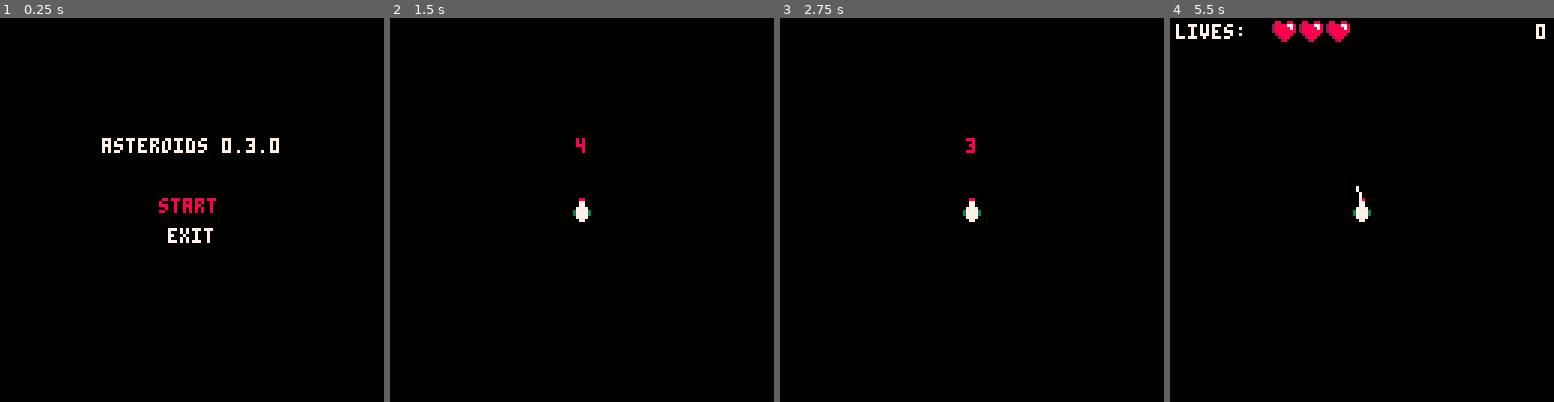
Above: before the commit, frames 1-4 (left to right).
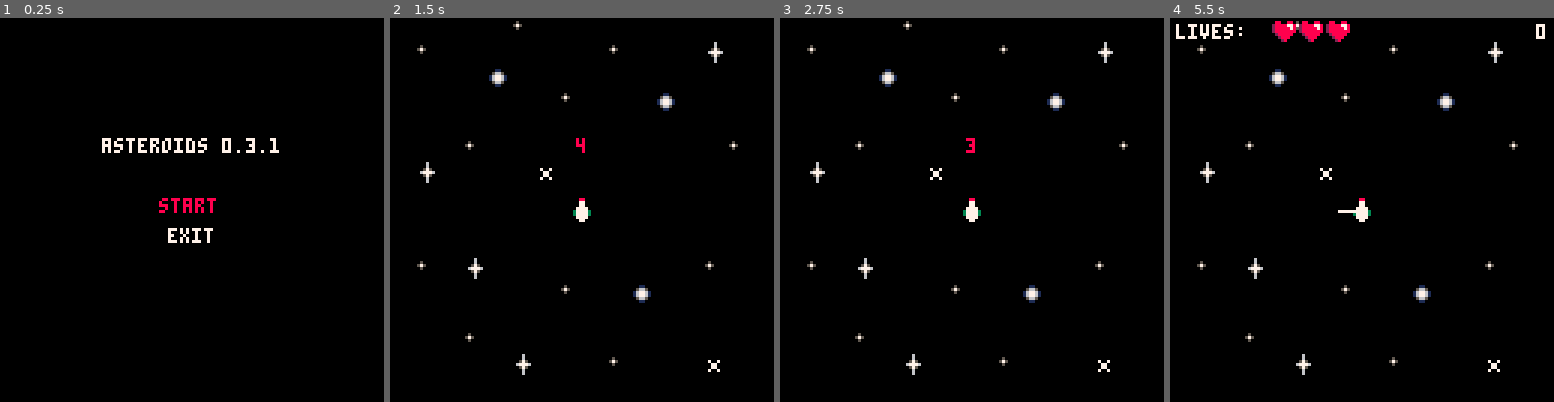
Above: after the commit, the same moments.

Repository: crodriguezprieto/P8-ASTEROIDS
Game: PICO-8 cartridge asteroids.p8
Two runs of this game, one before a commit and one after it. Both use one fixed random seed, a clock stepped at 60 frames per second and the inputs below.
Inputs:
- Up to frame 1 (0.25 s): no input
- Up to frame 2 (1.5 s): tap X (X key) at 0.33, 1.07 s
- Up to frame 3 (2.75 s): hold Right 1.6-2.1 s; tap X (X key) at 1.85 s; hold Up 2.15-2.42 s; hold Right from 2.47 s (still down)
- Up to frame 4 (5.5 s): tap X (X key) at 2.97, 4.08, 5.2 s; release Right at 3.03 s; hold Left 3.08-3.58 s; hold Down 3.63-3.97 s; hold Right 4.02-4.68 s; hold Up 4.73-5.03 s; hold Left from 5.08 s (still down)

The runs differ from the first frame. In frame 1, less than 0.1% of the frame differs, in the area x 70-73%, y 31-35%; in frame 2, 1.2%; in frame 3, 1.2%; in frame 4, 1.3%, in the area x 7-91%, y 0-93%.

Commit message:
feat: Add new background, bullet sprite, and improve controls

Diff:
--- a/asteroids.p8
+++ b/asteroids.p8
@@ -4,7 +4,7 @@
 --[[
   Project: Asteroids
   Author:  Carlos Rodriguez Prieto
-  Version: 0.3.0
+  Version: 0.3.1
   Date:    2025-07-26
   License: MIT
   GitHub:  https://github.com/crodriguezprieto/
@@ -20,7 +20,7 @@
 
 -- init function
 function _init()
-  version = "0.3.0"
+  version = "0.3.1"
   rocks = {}
   bullets = {}
 
@@ -30,7 +30,7 @@
     y = 64,
     spr = 1,       -- sprite
     ang = -3.14/2, -- initial angle (pointing upwards)
-    spd = 10,      -- bullet speed
+    spd = 4,       -- bullet speed
     lives = 3,
     shoot_timer = 0
   }
@@ -193,6 +193,9 @@
 end
 
 function draw_cooldown()
+  -- draws map
+  map(0, 0, 0, 0, 16, 16)
+
   -- draws the ship
   spr(player.spr, player.x-4, player.y-4)
 
@@ -204,8 +207,8 @@
 -- state: gameplay
 function update_game()
   -- 1. updates player (spin and shoot)
-  if btn(0) then player.ang -= 0.05 end -- spins left
-  if btn(1) then player.ang += 0.05 end -- spins right
+  if btn(0) then player.ang += 0.025 end -- turns left
+  if btn(1) then player.ang -= 0.025 end -- turns right
 
   player.shoot_timer -= 1/30
   if btn(5) and player.shoot_timer <= 0 then -- button x
@@ -289,6 +292,9 @@
 end
 
 function draw_game()
+  -- draws map
+  map(0, 0, 0, 0, 16, 16)
+
   -- draws spaceship with a trick, pico-8 selects the first pixel on the left top corner
   -- but we declared the center (x,y) when created the player, so we need to abstract 4 pixels
   -- from each coordenate for pico-8 to perfectly draw our player. Same later with rocks.
@@ -333,17 +339,56 @@
   print("press o to continue", 25, 80, 7)
 end
 __gfx__
-00000000000880000111110008888800000000000880088000000000000000000000000000000000000000000000000000000000000000000000000000000000
-00000000000770000177711088777880000770002888877800000000000000000000000000000000000000000000000000000000000000000000000000000000
-00000000000770001115571188866788000770002888887800000000000000000000000000000000000000000000000000000000000000000000000000000000
-00000000007777001111157188888678000000002888888800000000000000000000000000000000000000000000000000000000000000000000000000000000
-00000000037777301111117188888878000000000288888000000000000000000000000000000000000000000000000000000000000000000000000000000000
-00000000037777301111111188888888000000000028880000000000000000000000000000000000000000000000000000000000000000000000000000000000
-00000000007777000111111008888880000000000002800000000000000000000000000000000000000000000000000000000000000000000000000000000000
+00000000000880000111110008888800000000000880088000000000000000000000000000000000000000000000000000000000000000000000000000006000
+00000000000770000177711088777880000000002888877800000000000000000000000000000000000000000000000000000000000000000000000000006000
+00000000000770001115571188866788000880002888887800000000000000000000000000000000000000000000000000000000000000000070070000057500
+00000000007777001111157188888678008698002888888800000000000000000000000000000000000000000000000000000000000000000007700000677760
+00000000037777301111117188888878008998000288888000000000000000000000000000000000000000000000000000000000000000000007700000057500
+00000000037777301111111188888888000880000028880000000000000000000000000000000000000000000000000000000000000000000070070000006000
+00000000007777000111111008888880000000000002800000000000000000000000000000000000000000000000000000000000000000000000000000006000
 00000000000770000011110000888800000000000000000000000000000000000000000000000000000000000000000000000000000000000000000000000000
+00000000000000000000000000000000000000000000000000000000000000000000000000000000000000000000000000000000000000000000000000000000
+00000000000000000000000000000000000000000000000000000000000000000000000000000000000000000000000000000000000000000050000000011000
+00000000000000000000000000000000000000000000000000000000000000000000000000000000000000000000000000000000000000000575000000566500
+00000000000000000000000000000000000000000000000000000000000000000000000000000000000000000000000000000000000000000050000001677610
+00000000000000000000000000000000000000000000000000000000000000000000000000000000000000000000000000000000000000000000000001677610
+00000000000000000000000000000000000000000000000000000000000000000000000000000000000000000000000000000000000000000000000000566500
+00000000000000000000000000000000000000000000000000000000000000000000000000000000000000000000000000000000000000000000000000011000
 __gff__
 0001000000000000000000000000000000000000000000000000000000000000000000000000000000000000000000000000000000000000000000000000000000000000000000000000000000000000000000000000000000000000000000000000000000000000000000000000000000000000000000000000000000000000
 0000000000000000000000000000000000000000000000000000000000000000000000000000000000000000000000000000000000000000000000000000000000000000000000000000000000000000000000000000000000000000000000000000000000000000000000000000000000000000000000000000000000000000
-
-
-
+__map__
+00000000001e0000000000000000000000000000000000000000000000000000000000000000000000000000000000000000000000000000000000000000000000000000000000000000000000000000000000000000000000000000000000000000000000000000000000000000000000000000000000000000000000000000
+001e000000000000001e0000000f000000000000000000000000000000000000000000000000000000000000000000000000000000000000000000000000000000000000000000000000000000000000000000000000000000000000000000000000000000000000000000000000000000000000000000000000000000000000
+000000001f0000000000000000000000000000001f00000000000000000e0000000000000000000000000000000000000000000000000000000000000000000000000000000000000000000000000000000000000000000000000000000000000000000000000000000000000000000000000000000000000000000000000000
+000000000000001e0000001f00000000001e0000000000000000000000000000000000000000000000000000000000000000000000000000000000000000000000000000000000000000000000000000000000000000000000000000000000000000000000000000000000000000000000000000000000000000000000000000
+000000000000000000000000000000000000000000000f000000000000000000000000000000000000000000000000000000000000000000000000000000000000000000000000000000000000000000000000000000000000000000000000000000000000000000000000000000000000000000000000000000000000000000
+0000001e000000000000000000001e0000000000000000000000000000000000000000000000000000000000000000000000000000000000000000000000000000000000000000000000000000000000000000000000000000000000000000000000000000000000000000000000000000000000000000000000000000000000
+000f000000000e0000000000000000000e000000000000000000000000000000000000000000000000000000000000000000000000000000000000000000000000000000000000000000000000000000000000000000000000000000000000000000000000000000000000000000000000000000000000000000000000000000
+0000000000000000000000000000000000000000000000000000001f00000000000000000000000000000000000000000000000000000000000000000000000000000000000000000000000000000000000000000000000000000000000000000000000000000000000000000000000000000000000000000000000000000000
+0000000000000000000000000000000000000000000000000000000000000000000000000000000000000000000000000000000000000000000000000000000000000000000000000000000000000000000000000000000000000000000000000000000000000000000000000000000000000000000000000000000000000000
+0000000000000000000000000000000000000000000000000000000000000000000000000000000000000000000000000000000000000000000000000000000000000000000000000000000000000000000000000000000000000000000000000000000000000000000000000000000000000000000000000000000000000000
+001e000f0000000000000000001e000000000000000000000000000000000000000000000000000000000000000000000000000000000000000000000000000000000000000000000000000000000000000000000000000000000000000000000000000000000000000000000000000000000000000000000000000000000000
+000000000000001e00001f0000000000000000000f0000000000000000000000000000000000000000000000000000000000000000000000000000000000000000000000000000000000000000000000000000000000000000000000000000000000000000000000000000000000000000000000000000000000000000000000
+0000000000000000000000000000000000000000000000000000000000000000000000000000000000000000000000000000000000000000000000000000000000000000000000000000000000000000000000000000000000000000000000000000000000000000000000000000000000000000000000000000000000000000
+0000001e000000000000000000000000000000000000000000001e0000000000000000000000000000000000000000000000000000000000000000000000000000000000000000000000000000000000000000000000000000000000000000000000000000000000000000000000000000000000000000000000000000000000
+00000000000f0000001e0000000e000000000000000000000000000000000e00000000000000000000000000000000000000000000000000000000000000000000000000000000000000000000000000000000000000000000000000000000000000000000000000000000000000000000000000000000000000000000000000
+0000000000000000000000000000000000000000000000000000000000000000000000000000000000000000000000000000000000000000000000000000000000000000000000000000000000000000000000000000000000000000000000000000000000000000000000000000000000000000000000000000000000000000
+0000000000000000000000000000000000000000000000000000000000000000000000000000000000000000000000000000000000000000000000000000000000000000000000000000000000000000000000000000000000000000000000000000000000000000000000000000000000000000000000000000000000000000
+0000000000001f000000000000000000000000000000000f0000000000000000000000000000000000000000000000000000000000000000000000000000000000000000000000000000000000000000000000000000000000000000000000000000000000000000000000000000000000000000000000000000000000000000
+0000000000000000000000000000000000000000000000000000000000000000000000000000000000000000000000000000000000000000000000000000000000000000000000000000000000000000000000000000000000000000000000000000000000000000000000000000000000000000000000000000000000000000
+0000000000000000000000000000000000000000000000000000000000000000000000000000000000000000000000000000000000000000000000000000000000000000000000000000000000000000000000000000000000000000000000000000000000000000000000000000000000000000000000000000000000000000
+00000000000000000f0000000000000000000000000000000000000000000000000000000000000000000000000000000000000000000000000000000000000000000000000000000000000000000000000000000000000000000000000000000000000000000000000000000000000000000000000000000000000000000000
+00000e0000000000000000000000000000000000000000000000000000000000000000000000000000000000000000000000000000000000000000000000000000000000000000000000000000000000000000000000000000000000000000000000000000000000000000000000000000000000000000000000000000000000
+00000000000000000000000000000000001e000000000e000000000000000000000000000000000000000000000000000000000000000000000000000000000000000000000000000000000000000000000000000000000000000000000000000000000000000000000000000000000000000000000000000000000000000000
+0000000000000000000000000000000000000000000000000000000000000000000000000000000000000000000000000000000000000000000000000000000000000000000000000000000000000000000000000000000000000000000000000000000000000000000000000000000000000000000000000000000000000000
+00000000000000000000000000000000000000000000000000000000001f0000000000000000000000000000000000000000000000000000000000000000000000000000000000000000000000000000000000000000000000000000000000000000000000000000000000000000000000000000000000000000000000000000
+0000000000000000000000000000000000000000000000000000000000000000000000000000000000000000000000000000000000000000000000000000000000000000000000000000000000000000000000000000000000000000000000000000000000000000000000000000000000000000000000000000000000000000
+0000000000000f00000000000000000000000000000000000000000000000000000000000000000000000000000000000000000000000000000000000000000000000000000000000000000000000000000000000000000000000000000000000000000000000000000000000000000000000000000000000000000000000000
+00000000000000000000001f0000000000000000000000000000000000000000000000000000000000000000000000000000000000000000000000000000000000000000000000000000000000000000000000000000000000000000000000000000000000000000000000000000000000000000000000000000000000000000
+000000000000000000000000000000000000000000000000000f000000000000000000000000000000000000000000000000000000000000000000000000000000000000000000000000000000000000000000000000000000000000000000000000000000000000000000000000000000000000000000000000000000000000
+00001e0000000000000000000000000000000000000000000000000000000000000000000000000000000000000000000000000000000000000000000000000000000000000000000000000000000000000000000000000000000000000000000000000000000000000000000000000000000000000000000000000000000000
+000000000000000000000000000000000000000e000000000000000000000000000000000000000000000000000000000000000000000000000000000000000000000000000000000000000000000000000000000000000000000000000000000000000000000000000000000000000000000000000000000000000000000000
+
+
+
Not shown, changed: BACKLOG.md
Not shown, changed: CHANGELOG.md
